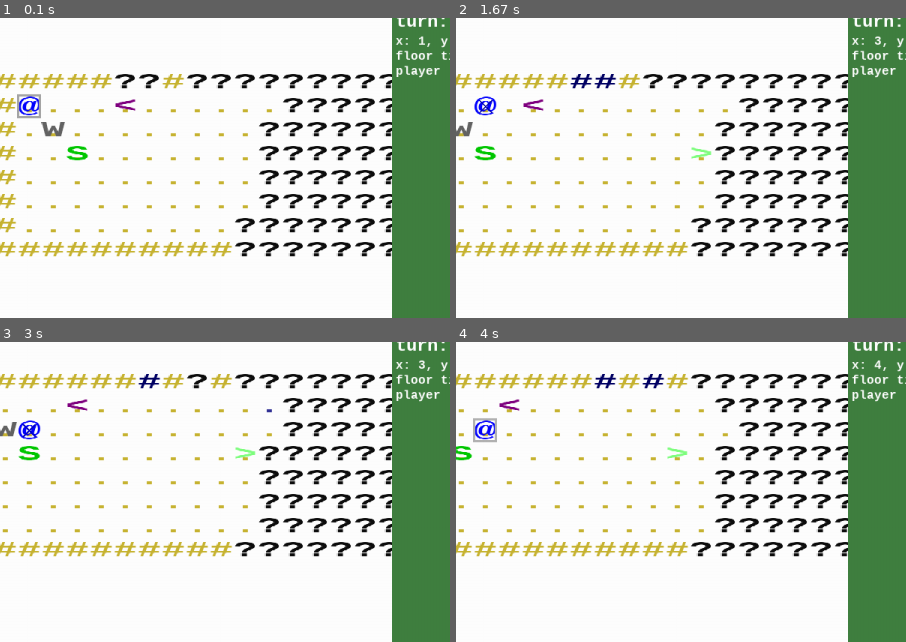
Above: before the commit, frames 1-4 (two rows, left to right).
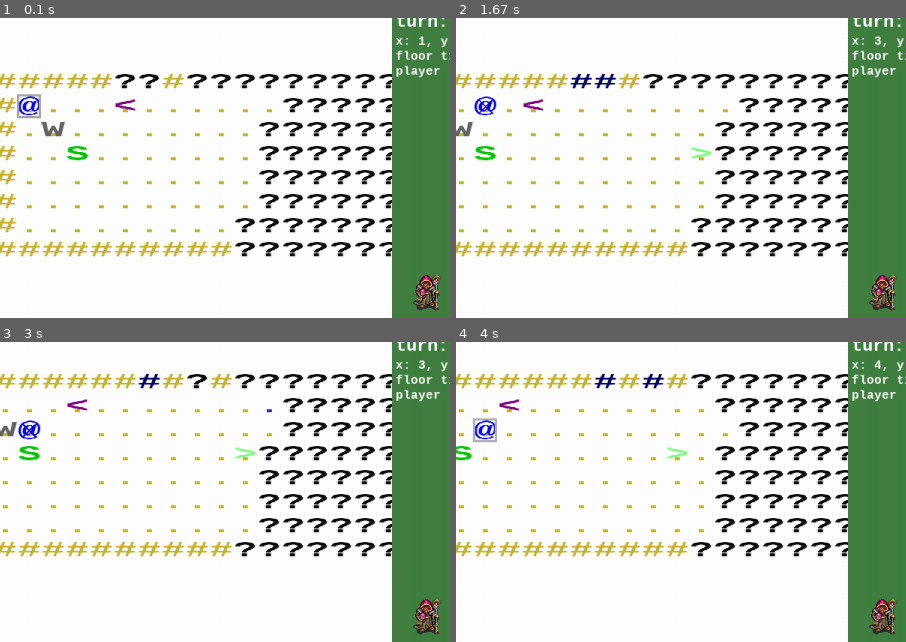
Above: after the commit, the same moments.

Repository: spheppner/roguebasin_python3
Game: pygame game, started from base_pygame_11.py
The game is run twice, just before and just after one commit, with the same random seed, the same clock (stepped at 60 frames per second) and the same inputs.
Inputs:
- Up to frame 1 (0.1 s): no input
- Up to frame 2 (1.67 s): hold Right 0.33-0.8 s; hold Up 0.83-1.13 s; tap Space at 0.9, 1.23, 1.53 s; tap Shift at 0.98 s; hold Right 1.17-1.63 s; tap 1 at 1.32 s
- Up to frame 3 (3 s): hold Down 2.23-2.53 s; tap Space at 2.3, 2.63, 2.93 s; tap Shift at 2.38 s; tap 1 at 2.72 s
- Up to frame 4 (4 s): hold Right from 3.4 s (still down); tap Space at 3.47, 3.77 s; tap Shift at 3.55 s
The pictures show only the part of the screen within x 40-90%, y 34-84%; the shares and areas given below are measured in that part.

The runs differ from the first frame. In frame 1, 0.5% of the frame differs, in the area x 91-99%, y 85-98%; in frame 2, 0.5%; in frame 3, 0.5%; in frame 4, 0.5%.

Commit message:
Update base_pygame_11.py

Diff:
--- a/base_pygame_11.py
+++ b/base_pygame_11.py
@@ -194,6 +194,7 @@
         self.x = x
         self.y = y
         self.z = z
+        self.image_name = None
         self.char = char
         self.color = color
         self.hitpoints = 1  # objects with 0 or less hitpoints will be deleted
@@ -271,6 +272,7 @@
         self.defense = (2, 4)
         self.agility = 0.4
         self.natural_weapons = ["WolfBite()"]
+        self.image_name="direwolf"
 
 
 class Snake(Monster):
@@ -292,6 +294,7 @@
         self.hitpoints = 100
         self.hitpoints_max = 100
         self.items = {}
+        self.image_name = "arch-mage"
 
 
 class Game():
@@ -314,6 +317,8 @@
     turn = 1
     cursor_x = 0
     cursor_y = 0
+    friend_image = "arch-mage-idle"
+    foe_image = None
 
     def __init__(self, tiles_x=80, tiles_y=40):
         Game.tiles_x = tiles_x  # max. width of the level in tiles
@@ -353,10 +358,21 @@
         self.strike(a, b)
         if b.hitpoints > 0:
             self.strike(b, a)
+        # images
+        if a==self.player:
+            Game.friend_image = "arch-mage-attack"
+            if b.image_name is not None:
+                Game.foe_image = b.image_name + "-attack"
+        elif b == self.player:
+            Game.friend_image = "arch-mage-defend"
+            if a.image is not None:
+                Game.foe_image = a.image_name + "-attack"
 
     def strike(self, a, b):
         #print("{} strikes at {}".format(a, b))
         Game.log.append("{} strikes at {}".format(a.__class__.__name__, b.__class__.__name__))
+
+
 
     def check_player(self):
         if self.player.hitpoints <= 0:
@@ -704,10 +720,20 @@
         # ------ create bitmaps for player and dungeon tiles ----
         # print("fontsize dim values")
         # test = make_text("@")
-
+        self.images = {}
+        self.load_images()
         self.create_tiles()
         self.cursor = Cursor()
         self.run()
+
+    def load_images(self):
+        self.images["arch-mage-attack"] = pygame.image.load(os.path.join("data", "arch-mage-attack.png")).convert_alpha()
+        self.images["arch-mage-defend"] = pygame.image.load(os.path.join("data", "arch-mage-defend.png")).convert_alpha()
+        self.images["arch-mage-idle"] = pygame.image.load(os.path.join("data", "arch-mage-idle.png")).convert_alpha()
+        self.images["direwolf-attack"] = pygame.image.load(os.path.join("data", "direwolf-attack.png")).convert_alpha()
+        self.images["direwolf-defend"] = pygame.image.load(os.path.join("data", "direwolf-defend.png")).convert_alpha()
+        self.images["direwolf-idle"] = pygame.image.load(os.path.join("data", "direwolf-idle.png")).convert_alpha()
+
 
     def move_cursor(self, dx=0, dy=0):
         """moves the cursor dx, dy tiles away from the current position"""
@@ -983,6 +1009,12 @@
                   font_size=16)
 
         # blit panelscreen
+        # ----- friend and foe ----
+        self.panelscreen.blit(self.images[Game.friend_image], (10,400))
+        if Game.foe_image is not None:
+            self.panelscreen.blit(self.images[Game.foe_image], (100,400))
+
+
         self.screen.blit(self.panelscreen, (Viewer.width - self.panel_width, self.panel_width))
 
     def draw_log(self):
